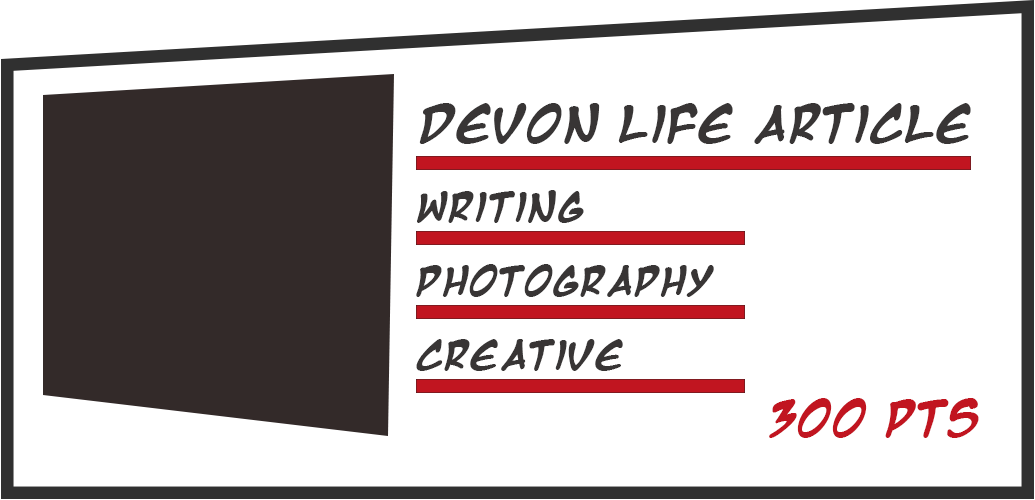
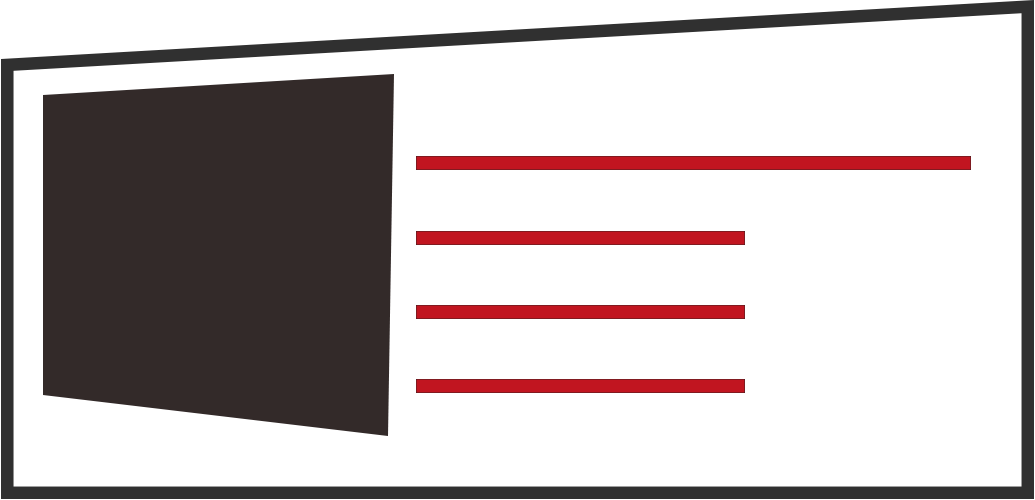
Layers edited between the first and the second (1035, 500) image:
hid "Skill 3" over 416, 339, 623, 371
hid "pts" over 769, 398, 979, 438
hid "Skill 2" over 416, 264, 714, 297
hid "Skill 1" over 417, 190, 584, 223
hid "Challenge Name" over 419, 103, 971, 144
